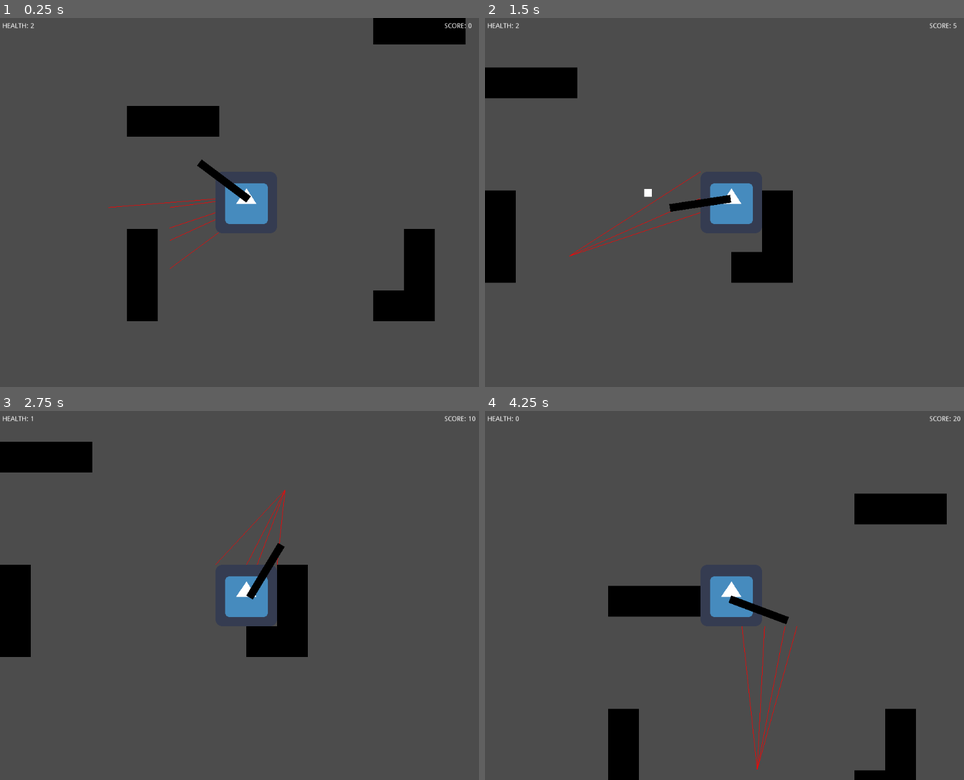
Above: before the commit, frames 1-4 (two rows, left to right).
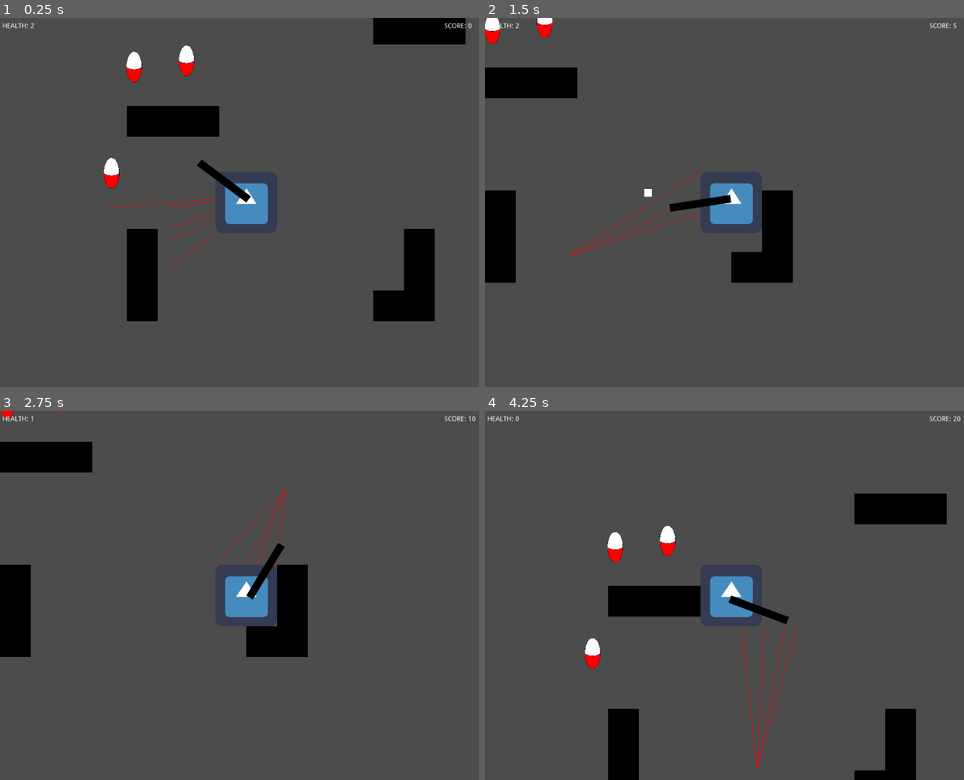
Above: after the commit, the same moments.

Repository: Develarooio/hoho-ohno
Game: Godot game, scene res://Levels/ClaytonTestLevel.tscn
The game is run twice, just before and just after one commit, with the same random seed, the same clock (stepped at 60 frames per second) and the same inputs. The project has no main scene, so this scene is started directly. The engine's default icon, where the game draws it, is replaced by a stand-in: a white triangle on a blue panel in a dark square.
Inputs (mouse positions are in pixels of both pictures, inside the frame that each line leads up to):
- Up to frame 1 (0.25 s): no input
- Up to frame 2 (1.5 s): move the mouse to (839, 184) at 0.52 s; hold D (right) 0.53-1.28 s; tap Space (dash) at 0.6 s; move the mouse to (633, 220) at 1.27 s; hold S (down) from 1.28 s (still down); click (633, 220) at 1.35 s
- Up to frame 3 (2.75 s): move the mouse to (296, 514) at 2.02 s; release S (down) at 2.03 s; hold D (right) from 2.03 s (still down); tap Space (dash) at 2.1 s
- Up to frame 4 (4.25 s): move the mouse to (705, 669) at 2.77 s; release D (right) at 2.78 s; hold W (up) 2.78-3.53 s; click (705, 669) at 2.85 s; move the mouse to (877, 650) at 3.52 s; hold A (left) from 3.53 s (still down); tap Space (dash) at 3.6 s

The runs differ from the first frame. In frame 1, 0.7% of the frame differs, in the area x 21-41%, y 7-47%; in frame 2, 0.3%; in frame 3, less than 0.1%; in frame 4, 0.7%.

Commit message:
floaty for the ghosty

Diff:
--- a/Ghosty/Ghosty.gd
+++ b/Ghosty/Ghosty.gd
@@ -57,7 +57,7 @@
 
 func _process(delta):
 
-	var transparency = GAME_STATE.insanity / GAME_STATE.MAX_INSANITY
+	var transparency = GAME_STATE.insanity / float(GAME_STATE.MAX_INSANITY)
 	$GhostySprite.set_modulate(Color(1,1,1,transparency))
 
 	# Early return if lunging
--- a/Ghosty/Ghosty.tscn
+++ b/Ghosty/Ghosty.tscn
@@ -152,7 +152,7 @@
 radius = 54.947
 height = 20.0
 
-[node name="Ghosty" type="KinematicBody2D" groups=[
+[node name="Ghosty" type="KinematicBody2D" index="0" groups=[
 "ghosties",
 ]]
 
--- a/Levels/ClaytonTestLevel.tscn
+++ b/Levels/ClaytonTestLevel.tscn
@@ -1,10 +1,11 @@
-[gd_scene load_steps=6 format=2]
+[gd_scene load_steps=7 format=2]
 
 [ext_resource path="res://Tilesets/walls.tres" type="TileSet" id=1]
 [ext_resource path="res://Player/Player.tscn" type="PackedScene" id=2]
 [ext_resource path="res://Ghosty/Ghosty.tscn" type="PackedScene" id=3]
 [ext_resource path="res://UI/UI.tscn" type="PackedScene" id=4]
 [ext_resource path="res://Levels/GameBeat/GameBeat.tscn" type="PackedScene" id=5]
+[ext_resource path="res://Pills/Pill.tscn" type="PackedScene" id=6]
 
 [node name="ClaytonTestLevel" type="Node2D" index="0"]
 
@@ -40,3 +41,15 @@
 [node name="UI" parent="." index="3" instance=ExtResource( 4 )]
 
 [node name="GameBeat" parent="." index="4" instance=ExtResource( 5 )]
+
+[node name="Pill" parent="." index="5" instance=ExtResource( 6 )]
+
+position = Vector2( 160, 332 )
+
+[node name="Pill2" parent="." index="6" instance=ExtResource( 6 )]
+
+position = Vector2( 207, 111 )
+
+[node name="Pill3" parent="." index="7" instance=ExtResource( 6 )]
+
+position = Vector2( 316, 98 )
--- a/game_state.gd
+++ b/game_state.gd
@@ -8,7 +8,7 @@
 
 func _ready():
 	score = 0
-	insanity = 80
+	insanity = 0
 	difficulty = 0
 	player_health = 3
 
